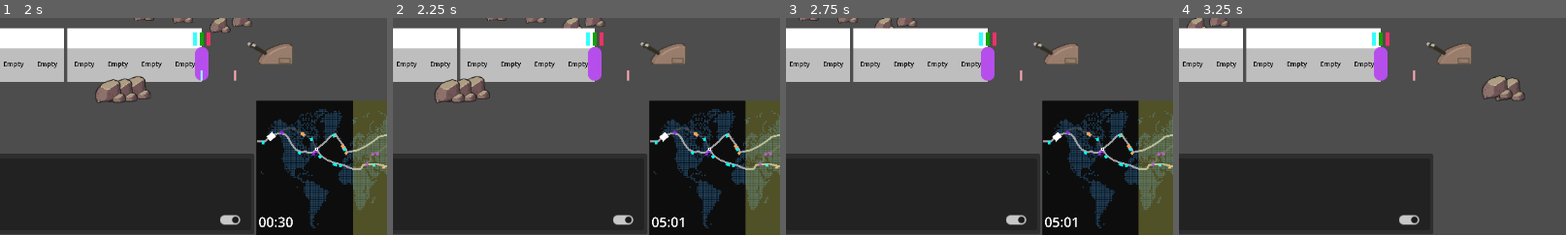
Above: before the commit, frames 1-4 (left to right).
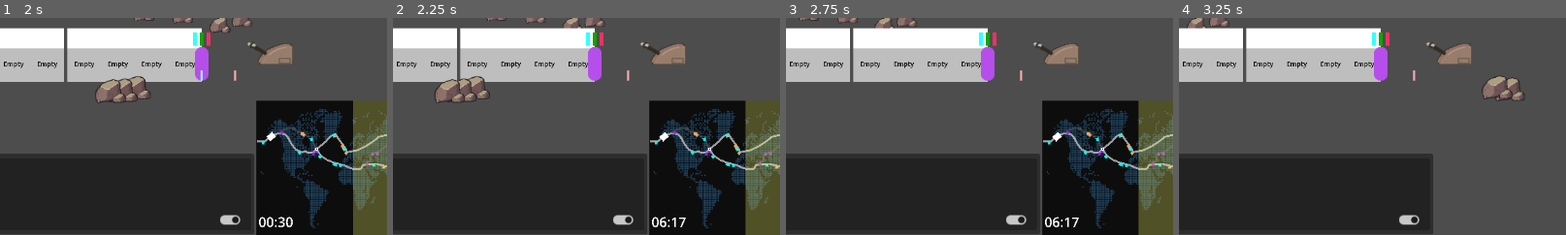
Above: after the commit, the same moments.

Repository: Sphinx111/ed_and_morgs_train_builder
Game: Godot game, scene res://Scenes/traincar.tscn
Same seed, same stepped clock (60 frames per second), same inputs: the game is played once before the commit and once after it.
Inputs (mouse positions are % of the whole screen's width and height, from its top left):
- Up to frame 1 (2 s): click (42, 11) at 0.52 s; type "12" at 0.6 s; click "Workers" at 1.25 s
- Up to frame 2 (2.25 s): click "Pass++" at 2 s
- Up to frame 3 (2.75 s): no input
- Up to frame 4 (3.25 s): click (98, 98) at 2.75 s
The pictures show only the part of the screen within x 39-89%, y 50-100%; the shares and areas given below are measured in that part.

Frame 1 is identical in both runs. In frame 2, 0.1% of the frame differs, in the area x 68-76%, y 91-97%; in frame 3, 0.1%; in frame 4, nothing differs.

Commit message:
Some optimisations, added max_speed for water_collector
Simplifying multiple workMap update methods into one single common route for updates. Uses higher efficiency map updates.

Diff:
--- a/Globals.gd
+++ b/Globals.gd
@@ -56,7 +56,10 @@
 const SAFETY_CUTOFF = 4
 const USE_BOTH = 5
 const USE_EITHER = 6
+const EXCEEDS_MAX_SPEED = 7
 const CUSTOMERS_FULL = 0
 const CUSTOMERS_HAS_SPACE = 1
+const WORKERS_FULL = 0
+const WORKERS_HAS_SPACE = 1
 const MODULE_REMOVED = 0
 const MODULE_ADDED = 1
--- a/MapHandler.gd
+++ b/MapHandler.gd
@@ -6,7 +6,7 @@
 var trainMarker : PathFollow2D = null      ## A visual marker for the train's position on the route
 var selectedTrain : Train = null           ## A pointer to the player's train
 
-var collection_margin : float = 0.01   ## Range at which resources can be collected
+var collection_margin : float = 0.1   ## Range at which resources can be collected
 var local_to_global_speed_conversion : float = 0.005     # Multiple train's speed value by this to get worldmap pixels per tick
 
 var sun1 : PathFollow2D = null
@@ -14,7 +14,7 @@
 var sunradius : float = 512.0
 var sun_path_length : float = 2048.0
 var map_width : float = 1024.0
-var sunspeed : float = 1.5
+var sunspeed : float = 1.2
 
 func _ready():
 	mainRoute = get_node("MainRoute")
--- a/Modules/Producers/BasicWaterCollector.gd
+++ b/Modules/Producers/BasicWaterCollector.gd
@@ -7,6 +7,7 @@
 	inputType1 = "grey_water"
 	input1_needed = 10.0
 	input1_from_map = true
+	max_speed = 0
 
 	outputType1 = "grey_water"
 	output1_amount = 10.0
--- a/Modules/Producers/ProductionProvider.gd
+++ b/Modules/Producers/ProductionProvider.gd
@@ -16,6 +16,7 @@
 var inputType1 : String = ""	## Type of resource required to produce
 var input1_needed : float = 0.0     ## Amount of input type 1 to begin a production cycle
 var input1_from_map : bool = false  ## true if resource is taken from world map instead of train
+var max_speed : float = -1         ## If train speed is above this value, module does not produce
 
 var inputType2 : String = ""	## Only set this if there is an inputType1
 var input2_needed : float = 0.0     ## Amount of input type 2 to begin a production cycle
@@ -42,7 +43,7 @@
 		elif input_mode == Globals.USE_EITHER:
 			result = start_cycle_either(train, worker_modifier)
 	if progress > 0.0 and progress < 1.0:
-		make_progress(worker_modifier)
+		make_progress(train, worker_modifier)
 	if progress >= 1.0:
 		finish_cycle(train)
 
@@ -51,6 +52,9 @@
 ## Consumes resources and starts cycle
 func start_cycle_both(train : Train, worker_modifier : float) -> int:
 	var result = Globals.RESULT_OK
+
+	if max_speed >= 0 and train.speed > max_speed:
+		return Globals.EXCEEDS_MAX_SPEED
 
 	if inputType1 != "" :
 		var input1_avail = train.get_res(inputType1)
@@ -78,6 +82,9 @@
 ## Consumes resources and starts cycle
 func start_cycle_either(train : Train, worker_modifier : float) -> int:
 	var result = Globals.RESULT_OK
+
+	if max_speed >= 0 and train.speed > max_speed:
+		return Globals.EXCEEDS_MAX_SPEED
 
 	if inputType1 != "" :
 		var input1_avail = train.get_res(inputType1)
@@ -111,7 +118,10 @@
 
 
 
-func make_progress(worker_modifier : float):
+func make_progress(train : Train, worker_modifier : float):
+	# Don't make progress if train is above max speed
+	if max_speed >= 0 and train.speed > max_speed:
+		return
 	progress = progress + (worker_modifier / cycleTime)
 
 func finish_cycle(train : Train):
--- a/PassengerMap.gd
+++ b/PassengerMap.gd
@@ -18,13 +18,24 @@
 }
 
 var workLocations = {
-	"any" : [[]]
+	"any" : [[]],
+	"clean_water" : [[]],
+	"grey_water" : [[]],
+	"food1" : [[]],
+	"mech_parts" : [[]],
+	"scrap" : [[]]
 }
 
 # 1d location array
 var workMaps = {
-	"any" : []
-}
+	"any" : [],
+	"clean_water" : [],
+	"grey_water" : [],
+	"food1" : [],
+	"mech_parts" : [],
+	"scrap" : []
+}
+var traincars : int = 0
 
 func set_train(newTrain : Train):
 	train = newTrain
@@ -43,22 +54,16 @@
 			needsLocations[key].append([9999,9999,9999,9999])
 		for key in workLocations.keys():
 			workLocations[key].append([9999,9999,9999,9999])
+		traincars += 1
 	elif change < 0:
 		needsLocations.pop_back()
 		workLocations.pop_back()
+		traincars -= 1
 
 func has_work_for_type(testType : String) -> bool:
 	if workMaps.has(testType) and workMaps[testType][0] != 9999:
 		return true
 	return false
-
-func update_single_type_map(needs_type_to_update):
-	needsLocations[needs_type_to_update] = train.get_location_map_for_type(needs_type_to_update)
-	calc_direction_weights(needsLocations, needs_type_to_update, needsMaps)
-
-func update_single_work_type_map(work_type_to_update):
-	workLocations[work_type_to_update] = train.get_work_location_map_for_type(work_type_to_update)
-	calc_direction_weights(workLocations, work_type_to_update, workMaps)
 
 func calc_direction_weights(locationsMap : Dictionary, mapType : String, outputDict : Dictionary):
 	# Reads the type map, and builds a vector diagram for each position on the train
@@ -112,10 +117,12 @@
 	for need in needsArray:
 		update_map_segment(needsLocations, need, needsMaps, trainPos, newState)
 
+func modify_several_work_maps(workArray : Array[String], trainPos : Array[int], newState : int):
+	for work_type in workArray:
+		update_map_segment(workLocations, work_type, workMaps, trainPos, newState)
+
+
 func update_map_segment(locationsMap, mapType : String, outputDict, position2d : Array, newState : int):
-	# Placeholder - Just recalculate the entire map until this function works properly
-	#calc_direction_weights(locationsMap, mapType, outputDict)
-
 	# Update the directions map, limited to the slice of array affected by the changed position
 	var changed_index = Helpers.coords_to_index(position2d)
 	var isLeftmost : bool = false
@@ -229,7 +236,6 @@
 		i += direction
 	return -1
 
-
 func get_direction_from_to(position : Array[int], type : String, mapToUse: String) -> int:
 	var index = -1
 	index = position[0] * 4 + position[1]
--- a/Train.gd
+++ b/Train.gd
@@ -145,6 +145,7 @@
 	if carriages.size() <= position or carriages[carNum] == null:
 		print_debug("Error: attempting to remove module from nonexistent car: " + String.num_int64(carNum))
 	var typesToRemove : Array[String] = carriages[carNum].modules[position].serves_needs.duplicate()
+	var workTypesToRemove : Array[String] = carriages[carNum].modules[position].work_types.duplicate()
 	var modType = carriages[carNum].modules[position].type
 	var refund : float = ModuleBase.build_cost[modType] * Globals.refund_module_fraction
 	add_res("mech_parts", refund)
@@ -152,8 +153,7 @@
 	carriages[carNum].remove_module(position)
 
 	update_needs_maps(typesToRemove,[carNum, position],Globals.MODULE_REMOVED)
-
-	passengerMap.update_single_work_type_map("any")
+	update_work_maps(workTypesToRemove,[carNum, position],Globals.MODULE_REMOVED)
 
 func add_carriage(sequence : int):
 	var newCarriage = CarriageScene.instantiate()
@@ -172,13 +172,11 @@
 	passengerMap.set_train(self)
 	passengerMap.init_maps()
 
-func update_work_map(workType : String):
-	passengerMap.update_single_work_type_map("any")
-	if workType != "" and workType != "any":
-		passengerMap.update_single_work_type_map(workType)
-
 func update_needs_maps(needsArray : Array[String], position : Array[int], newState : int):
 	passengerMap.modify_several_needs_maps(needsArray, position, newState)
+
+func update_work_maps(workArray : Array[String], position : Array[int], newState : int):
+	passengerMap.modify_several_work_maps(workArray, position, newState)
 
 # Return a simple array of where each type of need can be met for passengers
 func get_location_map_for_type(need_type_to_find : String) -> Array:
--- a/module.gd
+++ b/module.gd
@@ -114,14 +114,12 @@
 		workers.append(newWorker)
 		$DebugWorkerCount.text = "" + String.num_int64(workers.size())
 		if workers.size() == workers_needed:
-			for workType in work_types:
-				parentTrain.update_work_map(workType)
-
-func remove_worker(newWorker : Passenger):
+			parentCar.update_work_maps(work_types, sequence, Globals.WORKERS_FULL)
+
+func notify_remove_worker(oldWorker : Passenger):
 	if workers.size() == workers_needed:
-		for workType in work_types:
-			parentTrain.update_work_map(workType)
-	workers.erase(newWorker)
+		parentCar.update_work_maps(work_types, sequence, Globals.WORKERS_HAS_SPACE)
+	workers.erase(oldWorker)
 	$DebugWorkerCount.text = "" + String.num_int64(workers.size())
 
 func _eject_worker(oldWorker : Passenger):
@@ -269,5 +267,4 @@
 		workers_needed = 1
 		add_custom_storage({"grey_water" : 100.0})
 	$Label.text = newType
-	for workType in work_types:
-		parentTrain.update_work_map(workType)
+	parentCar.update_work_maps(work_types,sequence,Globals.MODULE_ADDED)
--- a/passenger.gd
+++ b/passenger.gd
@@ -151,7 +151,7 @@
 	targetWork = ""
 	is_in_module = false
 	is_working = false
-	current_module.remove_worker(self)
+	current_module.notify_remove_worker(self)
 
 ## Used by modules to eject a worker
 func worker_ejected_from_module():
@@ -180,7 +180,7 @@
 ## Called to remove itself from any modules, this passenger is about to die
 func cleanup():
 	if is_working and is_in_module:
-		current_module.remove_worker(self)
+		current_module.notify_remove_worker(self)
 	elif is_in_module:
 		current_module.notify_remove_customer(self)
 
--- a/traincar.gd
+++ b/traincar.gd
@@ -74,3 +74,6 @@
 
 func update_needs_maps(needsArray : Array[String], modulePos : int, newState : int):
 	parentTrain.update_needs_maps(needsArray, [sequence, modulePos], newState)
+
+func update_work_maps(workArray : Array[String], modulePos : int, newState : int):
+	parentTrain.update_work_maps(workArray, [sequence, modulePos], newState)
